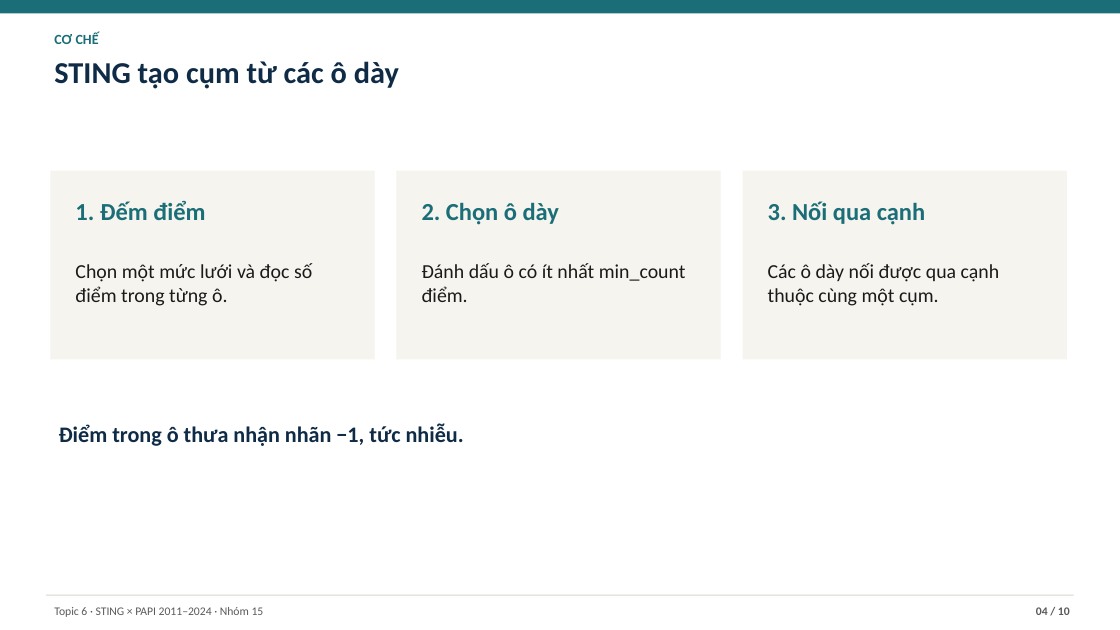
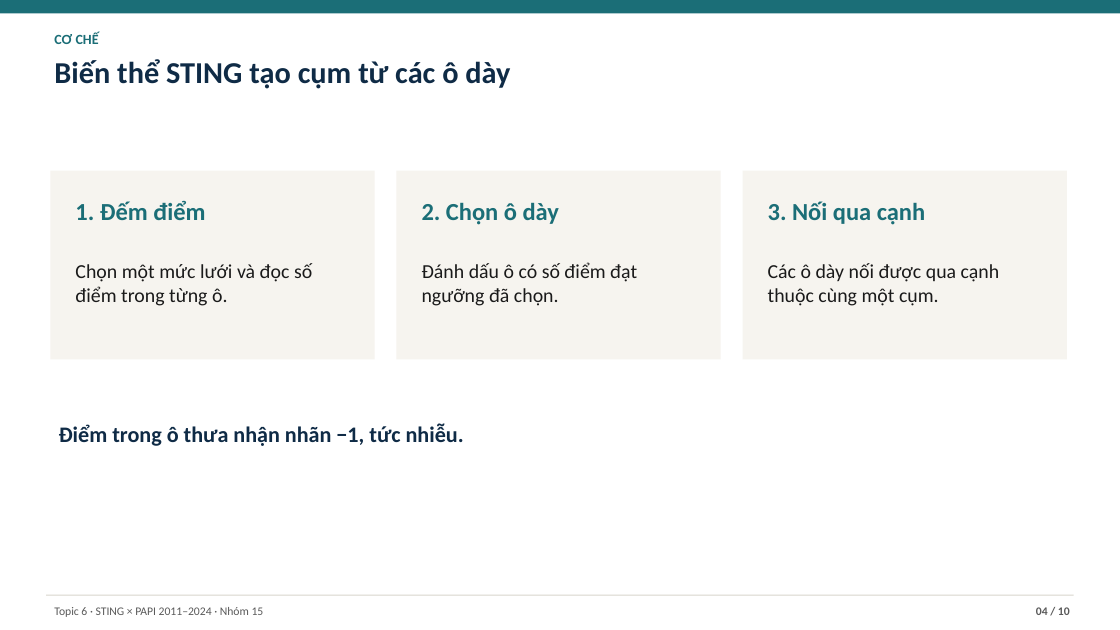
Before and after one commit to JasonTM17/Grid_Based_Sociology, a slide deck: slide 4 of slides/submission.pptx. Drawn at 1120x630 pixels with LibreOffice and Linux fonts; fonts in the diff are those of the drawing. Boxes give left, top, right and bottom in pixels: in the first picture for what was removed or moved away, otherwise in the second. Text is boxed around its words. In the diff, an @@ line names an element or a change of style, - is before the commit and + after.

```diff
--- a/slides/submission.pptx
+++ b/slides/submission.pptx
@@ text at <box>54,59,510,89</box>: text changed @@
-STING tạo cụm từ các ô dày
+Biến thể STING tạo cụm từ các ô dày
@@ text at <box>422,262,637,306</box>: text changed @@
-Đánh dấu ô có ít nhất min_count điểm.
+Đánh dấu ô có số điểm đạt ngưỡng đã chọn.
```
Also in this commit, not shown: 2 other slides changed, 30 other files.
